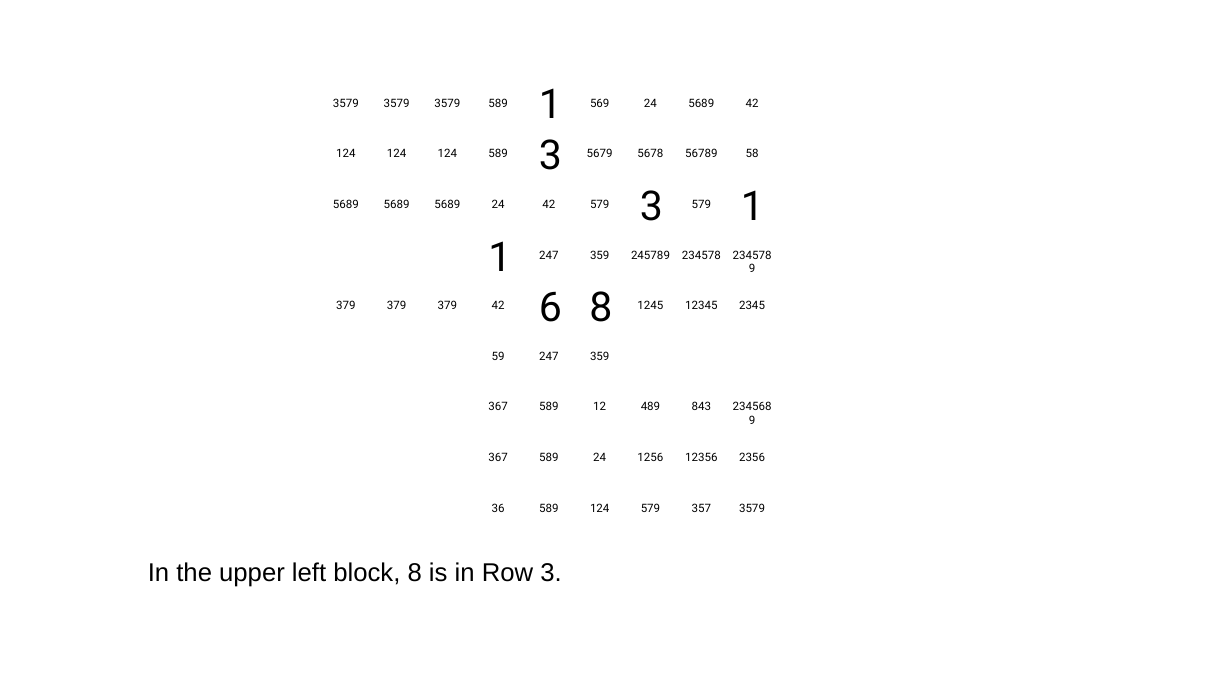
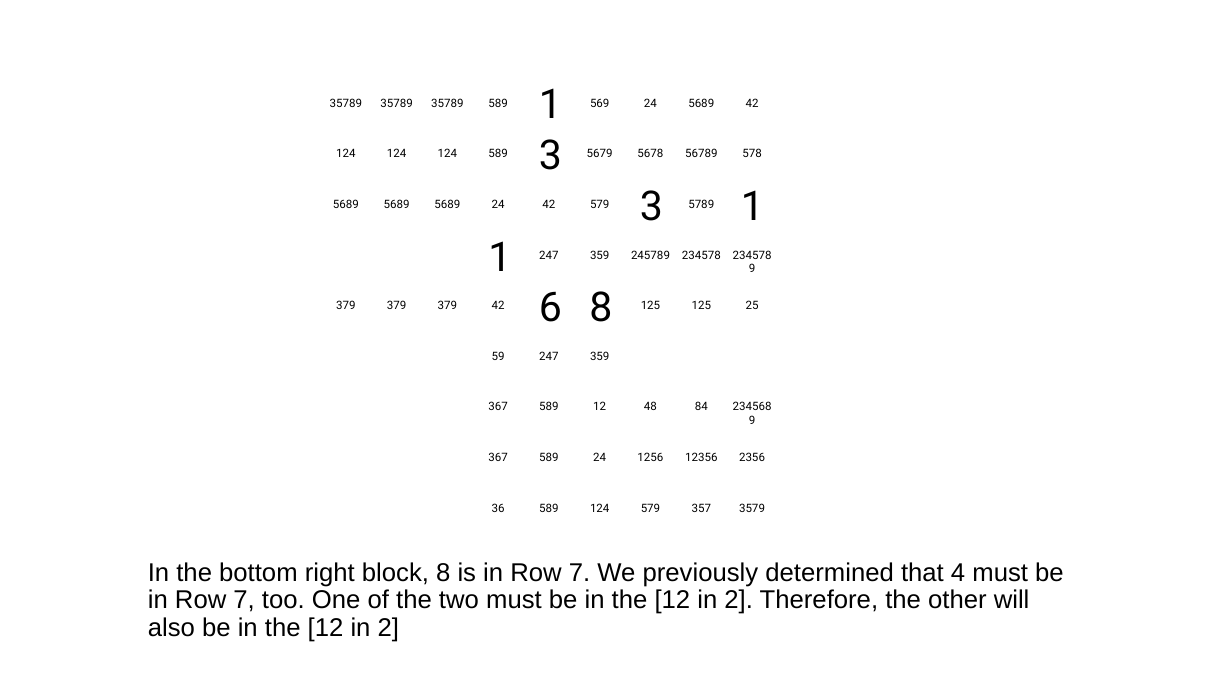
Before and after one commit to jhardis/WSJ_Number_Puzzles, a slide deck: slide 31 of 20260808_1.pptx (slide 33 before the commit). Drawn at 1232x693 pixels with LibreOffice and Linux fonts; fonts in the diff are those of the drawing; background and template pictures are left out. Boxes give left, top, right and bottom in pixels: in the first picture for what was removed or moved away, otherwise in the second. Text is boxed around its words. In the diff, an @@ line names an element or a change of style, - is before the commit and + after.

```diff
--- a/20260808_1.pptx
+++ b/20260808_1.pptx
@@ text at (330, 98, 362, 107): text changed @@
-3579
+35789
@@ text at (380, 98, 412, 107): text changed @@
-3579
+35789
@@ text at (431, 98, 463, 107): text changed @@
-3579
+35789
@@ text at (742, 148, 761, 157): text changed @@
-58
+578
@@ text at (688, 199, 714, 208): text changed @@
-579
+5789
@@ text at (641, 300, 660, 309): text changed @@
-1245
+125
@@ text at (692, 300, 711, 309): text changed @@
-12345
+125
@@ text at (746, 300, 759, 309): text changed @@
-2345
+25
@@ text at (644, 401, 657, 410): text changed @@
-489
+48
@@ text at (695, 401, 708, 410): text changed @@
-843
+84
@@ text at (148, 562, 1064, 642): text changed @@
-In the upper left block, 8 is in Row 3.
+In the bottom right block, 8 is in Row 7. We previously determined that 4 must be in Row 7, too. One of the two must be in the [12 in 2]. Therefore, the other will also be in the [12 in 2]
```
Also in this commit, not shown: 14 other slides changed, 10 slides removed.
